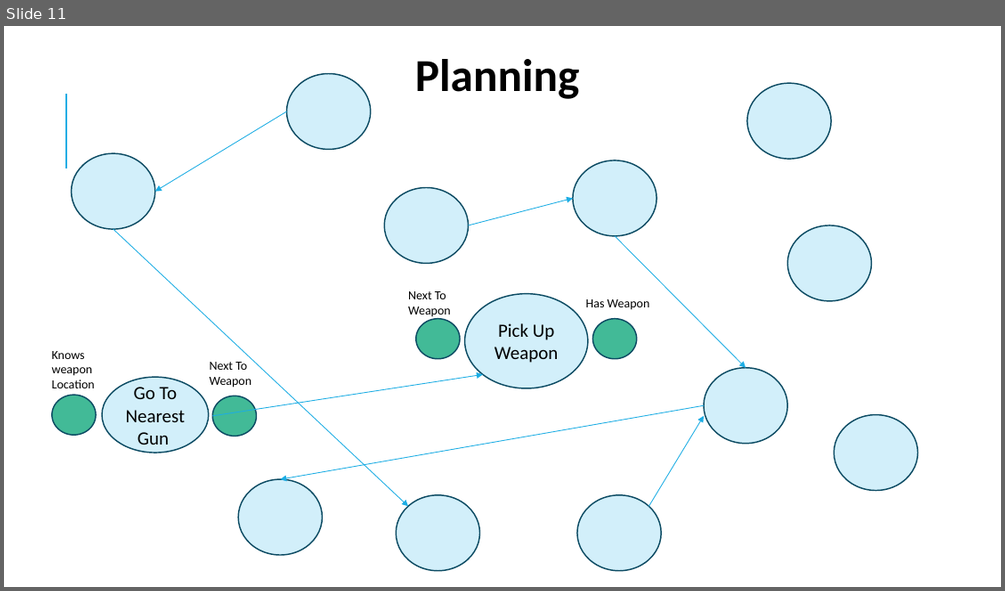
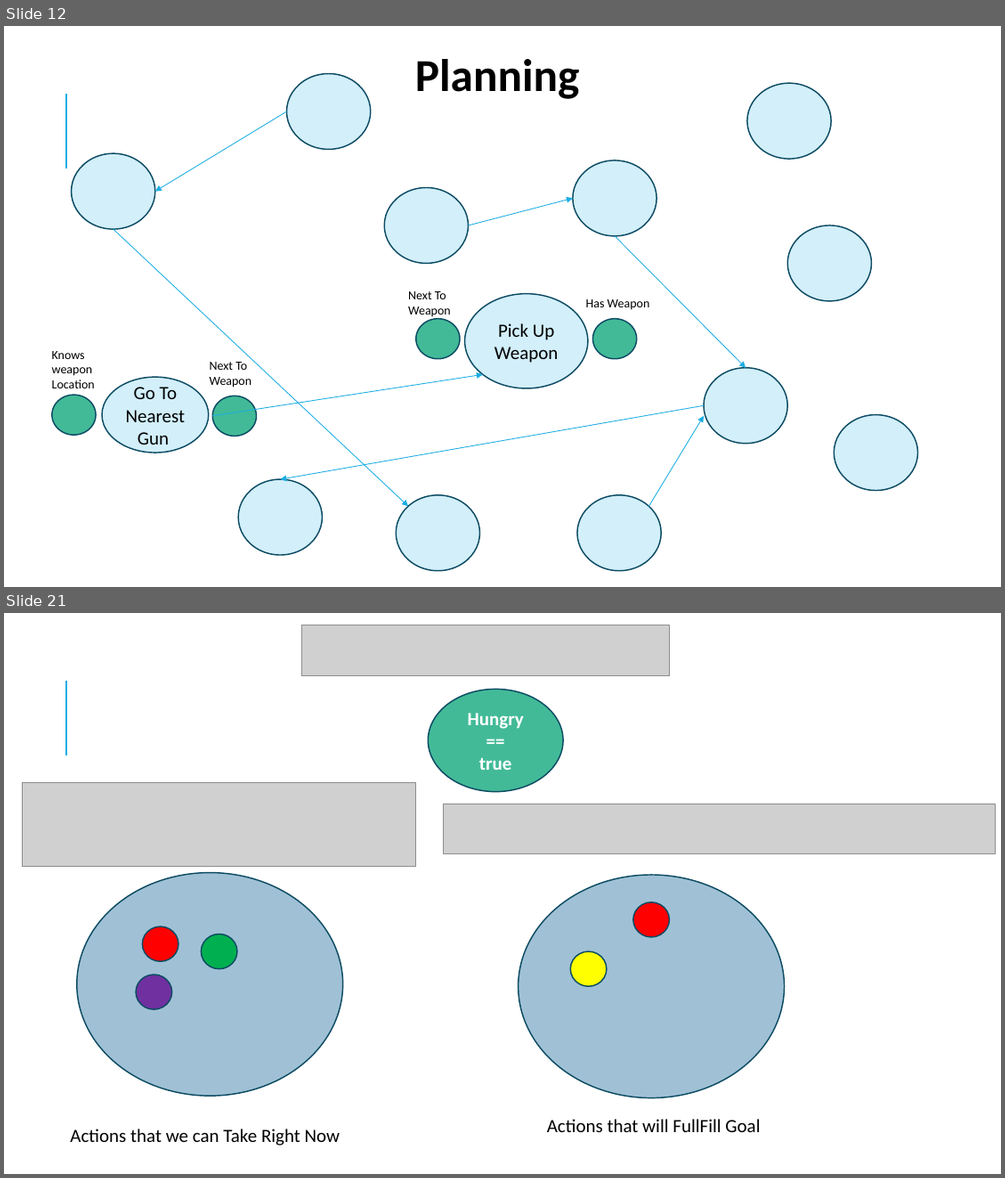
Before and after one commit to miguecrea/GOAP_RETAKE_PART_2, a slide deck: GPP_ZombieAI_Lozano_Miguel_2DAE10.pptx. Shown one above the other, each under a label of ours: slide 11 before the commit, slides 12 and 21 after it; the slides between them are not shown. The pictures are 1005x591 and 1005x1178 pixels, drawn with LibreOffice and Linux fonts; fonts in the diff are those of the drawing; grey boxes stand for pictures. Boxes give left, top, right and bottom in pixels: in the first picture for what was removed or moved away, otherwise in the second. Text is boxed around its words. In the diff, an @@ line names an element or a change of style, - is before the commit and + after.

```diff
--- a/GPP_ZombieAI_Lozano_Miguel_2DAE10.pptx
+++ b/GPP_ZombieAI_Lozano_Miguel_2DAE10.pptx
@@ slide 21 added at (4,613,1001,1174), background #FFFFFF; not listed: 1 template element that a slide beside it also shows @@
@@ picture added at (301,625,670,676) @@
@@ ellipse added at (428,690,563,792), fill #42BA97, outline #0C4C64 1.25 pt, 18 pt, text #FFFFFF, bold @@
+Hungry
+==
+true
@@ picture added at (22,782,416,866) @@
@@ picture added at (444,803,995,854) @@
@@ ellipse added at (77,873,343,1095), fill #A0C1D5, outline #0C4C64 1.25 pt @@
@@ ellipse added at (518,875,785,1097), fill #A0C1D5, outline #0C4C64 1.25 pt @@
@@ ellipse added at (633,902,669,938), fill #FF0000, outline #0C4C64 1.25 pt @@
@@ ellipse added at (142,926,178,962), fill #FF0000, outline #0C4C64 1.25 pt @@
@@ ellipse added at (202,933,237,969), fill #00B050, outline #0C4C64 1.25 pt @@
@@ ellipse added at (571,952,607,987), fill #FFFF00, outline #0C4C64 1.25 pt @@
@@ ellipse added at (136,974,171,1009), fill #7030A0, outline #0C4C64 1.25 pt @@
@@ text added at (547,1119,760,1132), 18 pt, text #000000 @@
+Actions that will FullFill Goal
@@ text added at (70,1128,340,1145), 18 pt, text #000000 @@
+Actions that we can Take Right Now
@@ what was slide 11 is now slide 12 @@
```
Also in this commit, not shown: 4 slides changed, 17 other slides added, 14 slides removed, 9 other files.
